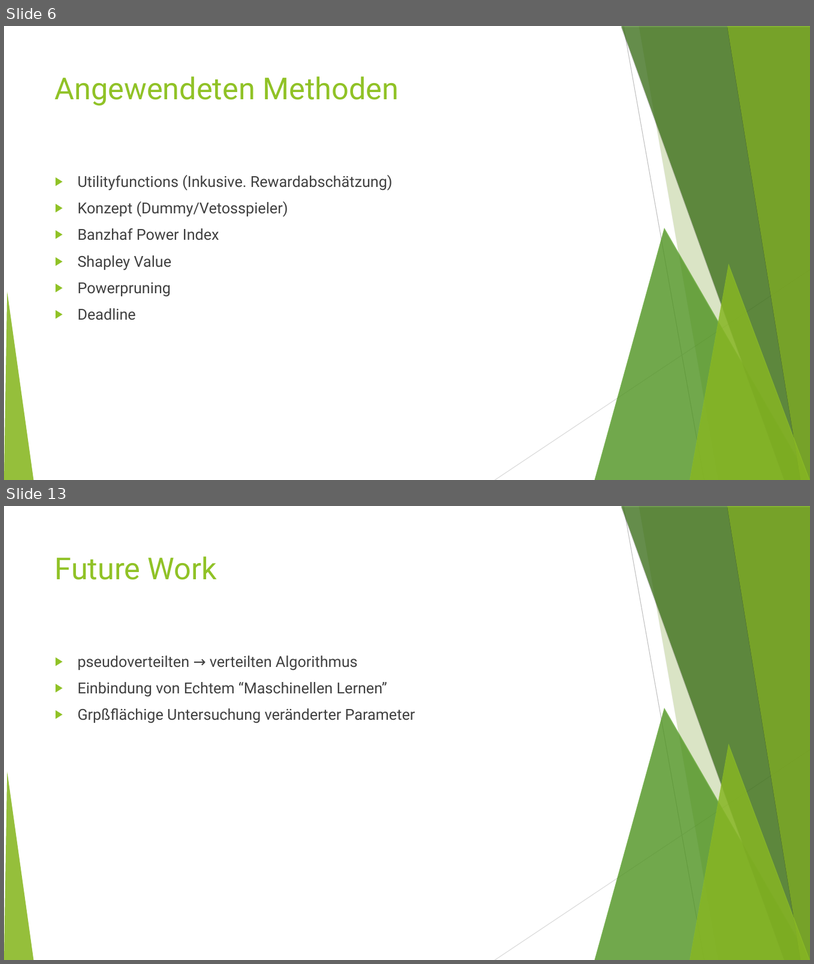
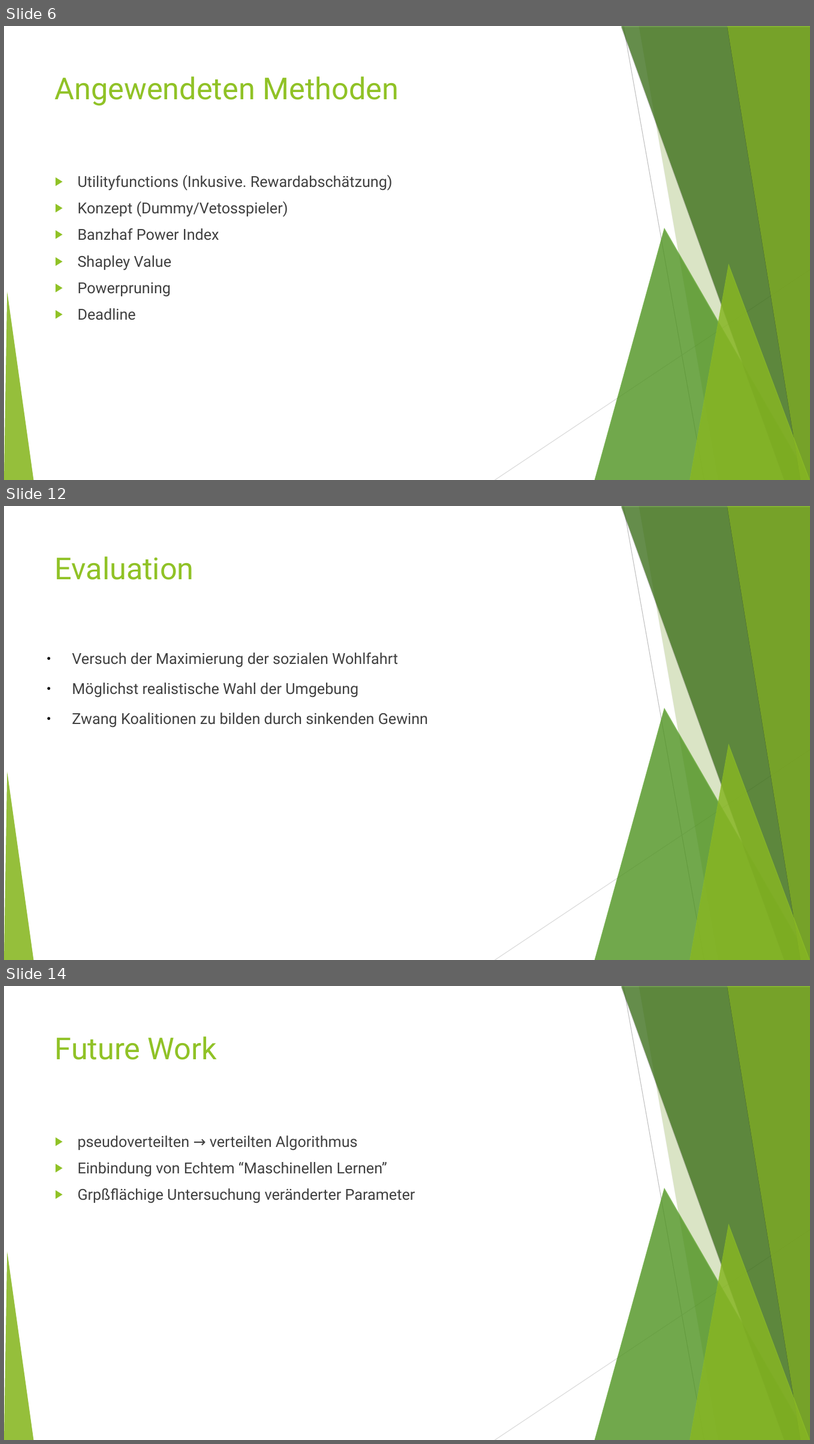
Before and after one commit to MFizz/AiF, a slide deck: Abschluss/alt.odp. Shown one above the other, each under a label of ours: slides 6 and 13 before the commit, slides 6, 12 and 14 after it; the slides between them are not shown. The pictures are 814x964 and 814x1444 pixels, drawn with LibreOffice and Linux fonts; fonts in the diff are those of the drawing. Boxes give left, top, right and bottom in pixels: in the first picture for what was removed or moved away, otherwise in the second. Text is boxed around its words. In the diff, an @@ line names an element or a change of style, - is before the commit and + after.

```diff
--- a/Abschluss/alt.odp
+++ b/Abschluss/alt.odp
@@ slide 12 added at (4, 506, 810, 960), background #FFFFFF; not listed: 10 template elements that a slide beside it also shows @@
@@ title added at (55, 556, 194, 580), 36 pt, text #90C226 @@
+Evaluation
@@ text added at (72, 652, 428, 727), 18 pt, text #404040 @@
+● Versuch der Maximierung der sozialen Wohlfahrt
+● Möglichst realistische Wahl der Umgebung
+● Zwang Koalitionen zu bilden durch sinkenden Gewinn
@@ what was slide 13 is now slide 14 @@
```
Also in this commit, not shown: 3 slides changed, 3 other slides added, 3 slides removed, 1 other file.
